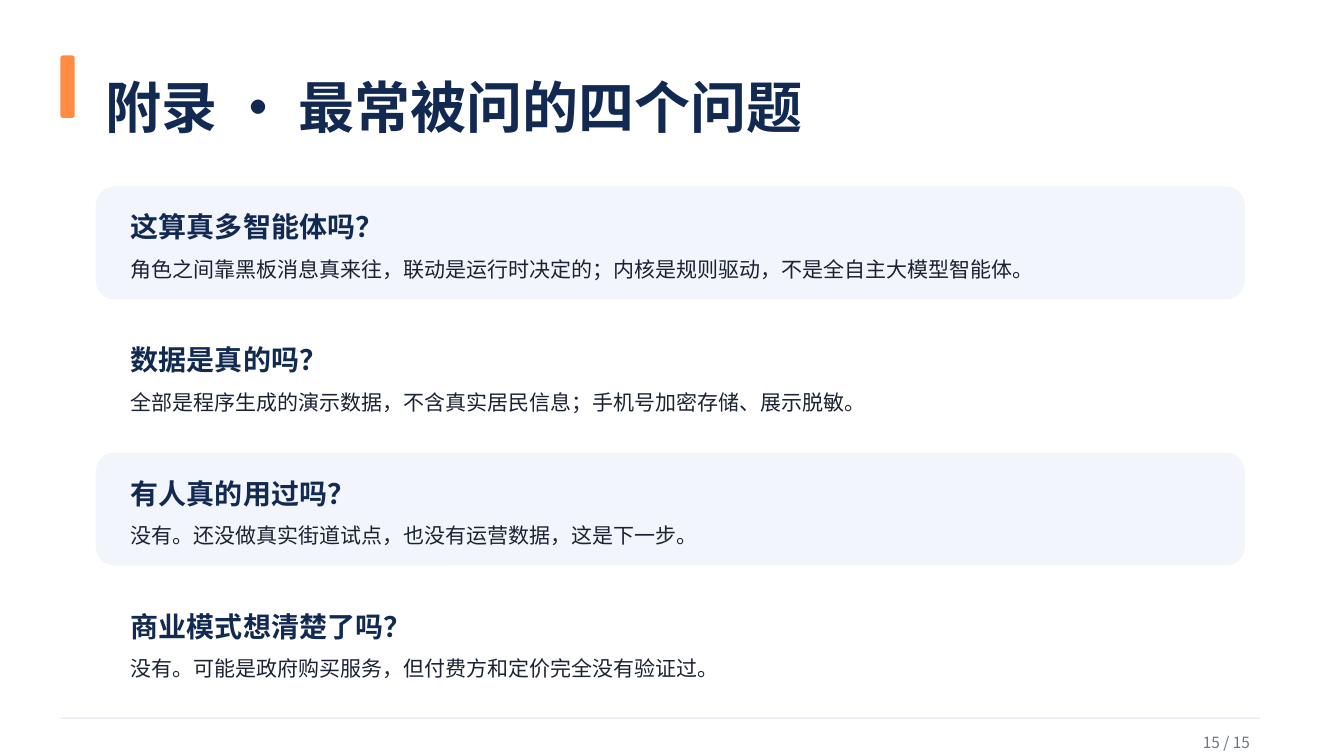
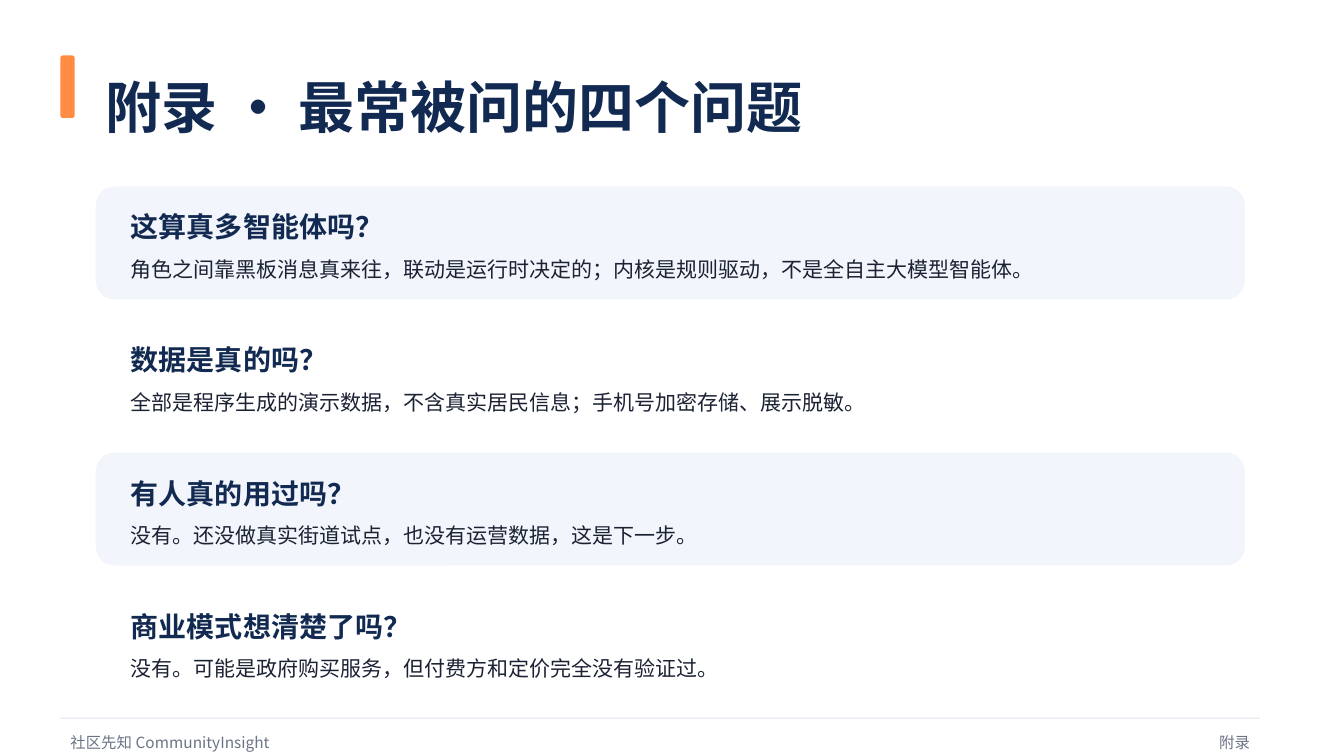
Before and after one commit to woshuofengsu/campus-insight-agent, a slide deck: slide 15 of docs/competition/9月22日路演-社区先知.pptx. Drawn at 1344x756 pixels with LibreOffice and Linux fonts; fonts in the diff are those of the drawing. Boxes give left, top, right and bottom in pixels: in the first picture for what was removed or moved away, otherwise in the second. Text is boxed around its words. In the diff, an @@ line names an element or a change of style, - is before the commit and + after.

Commit message:
把附录三页提升进正文：架构与数据流 / 再看几处细节 / 现在能用的功能（正文 8→11 页）
用户要求：把附录里的「更多界面」「现在能用的功能」「它是怎么搭起来的」放进正文。

一、正文重排为 11 页
1 封面 / 2 痛点 / 3 方案总览 / 4 它是怎么搭起来的（架构与数据流）/ 5 多智能体与双层防线（重点）
6 适老化 / 7 五步走完一套流程 / 8 再看几处细节 / 9 现在能用的功能 / 10 数字墙 / 11 位置与三个诉求

二、保留部分
- 备用 2 页：为什么规则为主·大模型为辅 / 防编造与数据安全
- 附录 2 页：如需看实物 / 最常被问的四个问题

三、顺手理顺的两件事
- 页码体系改为一套：正文显示 n/11；附录页给「附录」文字标签（不再出现 n/11 与 n/15 两套分母）
- 讲者备注扩为 16 条、与页面顺序一一对应，新增架构页与功能页的讲法

四、生成脚本重写（结构更清楚，经验全部保留）
- 抽出 ROLES 常量（3、4 两页共用九个角色）
- 新增 pic_fit()：竖屏手机截图统一走 letterbox，避免"按宽度缩放变很高压住说明"的老问题
- 页面文字继续不含任何"给作者自己看"的说明（未做美化/本地可复现/舞台提示等一律不写）

验证：ruff 0 · verify_ppt 问题条目 0 · 真 PowerPoint 打开成功并导出 15 页预览 PDF（697KB）

```diff
--- a/docs/competition/9月22日路演-社区先知.pptx
+++ b/docs/competition/9月22日路演-社区先知.pptx
@@ text added at bbox=[70, 735, 270, 752], 11 pt, text #6B7485 @@
+社区先知 CommunityInsight
@@ text removed at bbox=[1203, 736, 1250, 748] @@
-15 / 15
@@ text added at bbox=[1219, 735, 1250, 749], 11 pt, text #6B7485 @@
+附录
```
Also in this commit, not shown: 13 other slides changed, 1 other file.
